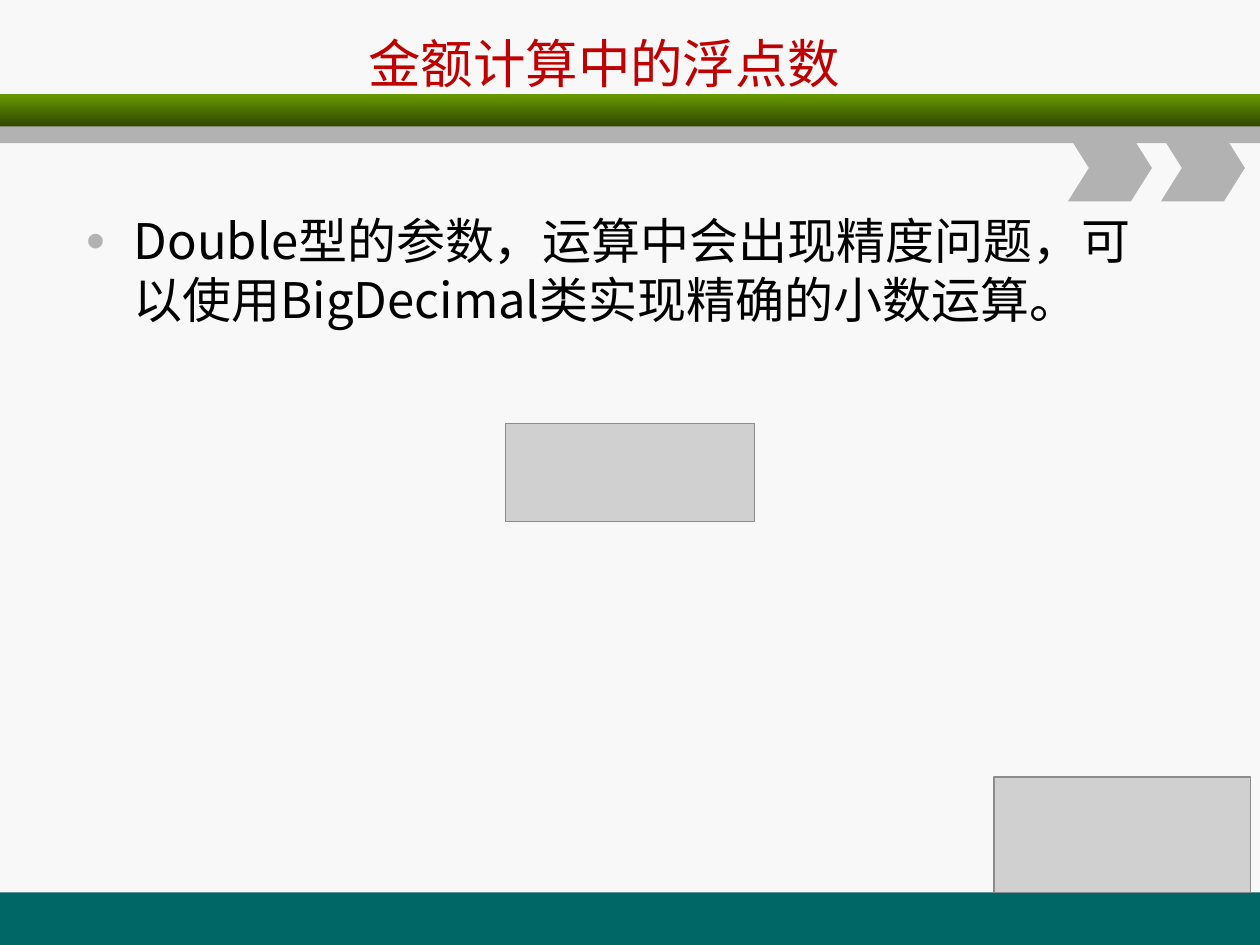
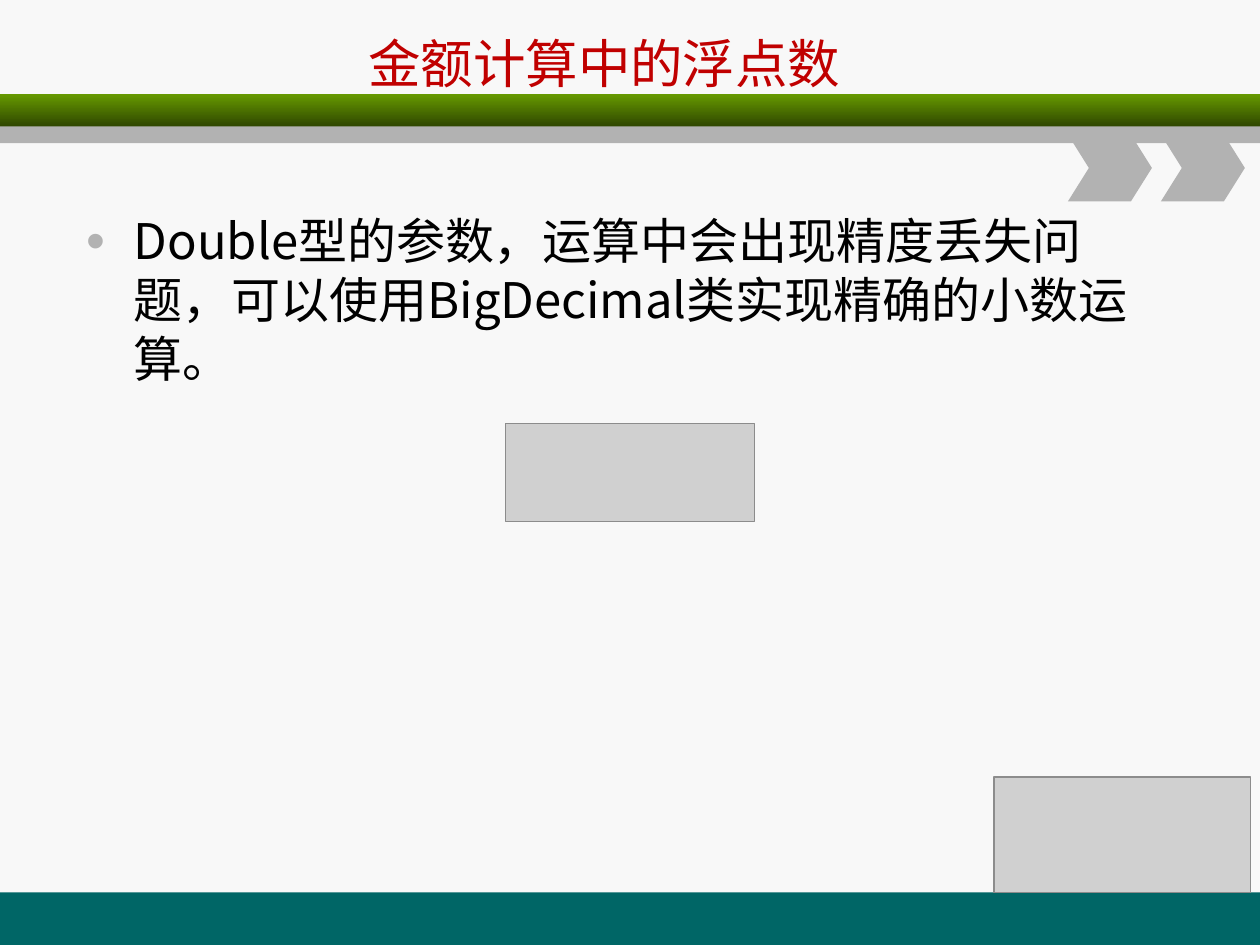
Before and after one commit to christwei/gitDoc, a slide deck: slide 86 of 课件/环宇/java编程基础/A3.ppt (slide 85 before the commit). Drawn at 1260x945 pixels with LibreOffice and Linux fonts; fonts in the diff are those of the drawing; grey boxes stand for pictures. Boxes give left, top, right and bottom in pixels: in the first picture for what was removed or moved away, otherwise in the second. Text is boxed around its words. In the diff, an @@ line names an element or a change of style, - is before the commit and + after.

```diff
--- a/课件/环宇/java编程基础/A3.ppt
+++ b/课件/环宇/java编程基础/A3.ppt
@@ text at (134, 217, 1127, 381): text changed @@
-• Double型的参数，运算中会出现精度问题，可以使用BigDecimal类实现精确的小数运算。
+• Double型的参数，运算中会出现精度丢失问题，可以使用BigDecimal类实现精确的小数运算。
```
Also in this commit, not shown: 2 slides added, 22 other files.
